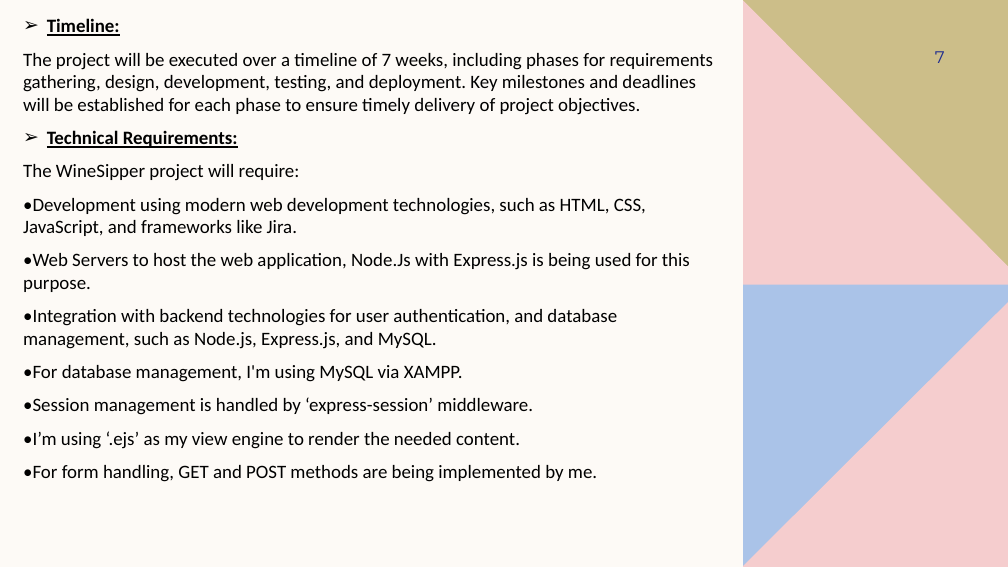
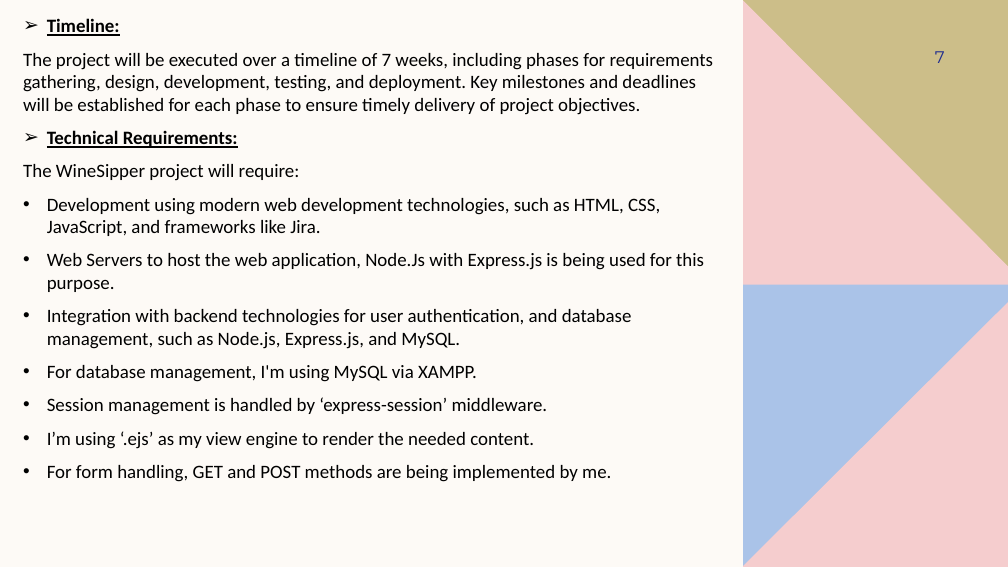
Before and after one commit to Satyamb-03/Web-Dev-WineSipper-, a slide deck: slide 7 of Project/WINE CATALOGUE.pptx. Drawn at 1008x567 pixels with LibreOffice and Linux fonts; fonts in the diff are those of the drawing. Boxes give left, top, right and bottom in pixels: in the first picture for what was removed or moved away, otherwise in the second. Text is boxed around its words. In the diff, an @@ line names an element or a change of style, - is before the commit and + after.

```diff
--- a/Project/WINE CATALOGUE.pptx
+++ b/Project/WINE CATALOGUE.pptx
@@ text at (47, 198, 704, 482): text changed @@
-•Development using modern web development technologies, such as HTML, CSS, JavaScript, and frameworks like Jira.
-•Web Servers to host the web application, Node.Js with Express.js is being used for this purpose.
-•Integration with backend technologies for user authentication, and database management, such as Node.js, Express.js, and MySQL.
-•For database management, I'm using MySQL via XAMPP.
-•Session management is handled by ‘express-session’ middleware.
-•I’m using ‘.ejs’ as my view engine to render the needed content.
-•For form handling, GET and POST methods are being implemented by me.
+• Development using modern web development technologies, such as HTML, CSS, JavaScript, and frameworks like Jira.
+• Web Servers to host the web application, Node.Js with Express.js is being used for this purpose.
+• Integration with backend technologies for user authentication, and database management, such as Node.js, Express.js, and MySQL.
+• For database management, I'm using MySQL via XAMPP.
+• Session management is handled by ‘express-session’ middleware.
+• I’m using ‘.ejs’ as my view engine to render the needed content.
+• For form handling, GET and POST methods are being implemented by me.
```
Also in this commit, not shown: 1 other slide changed.
